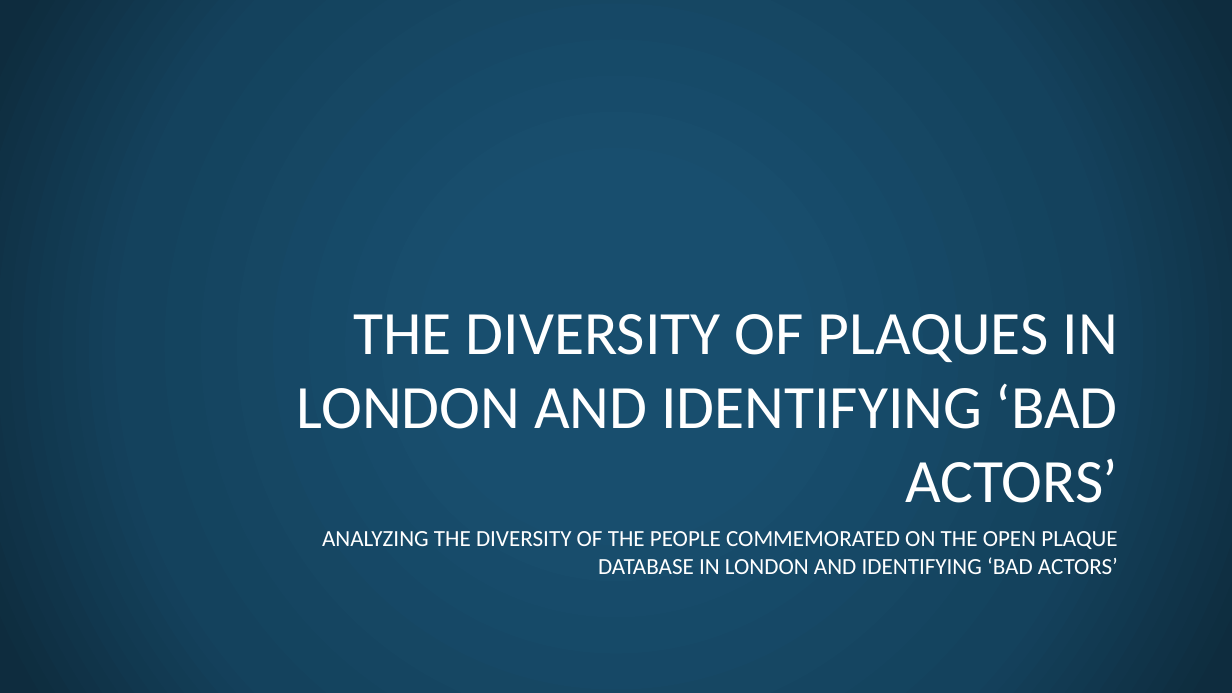
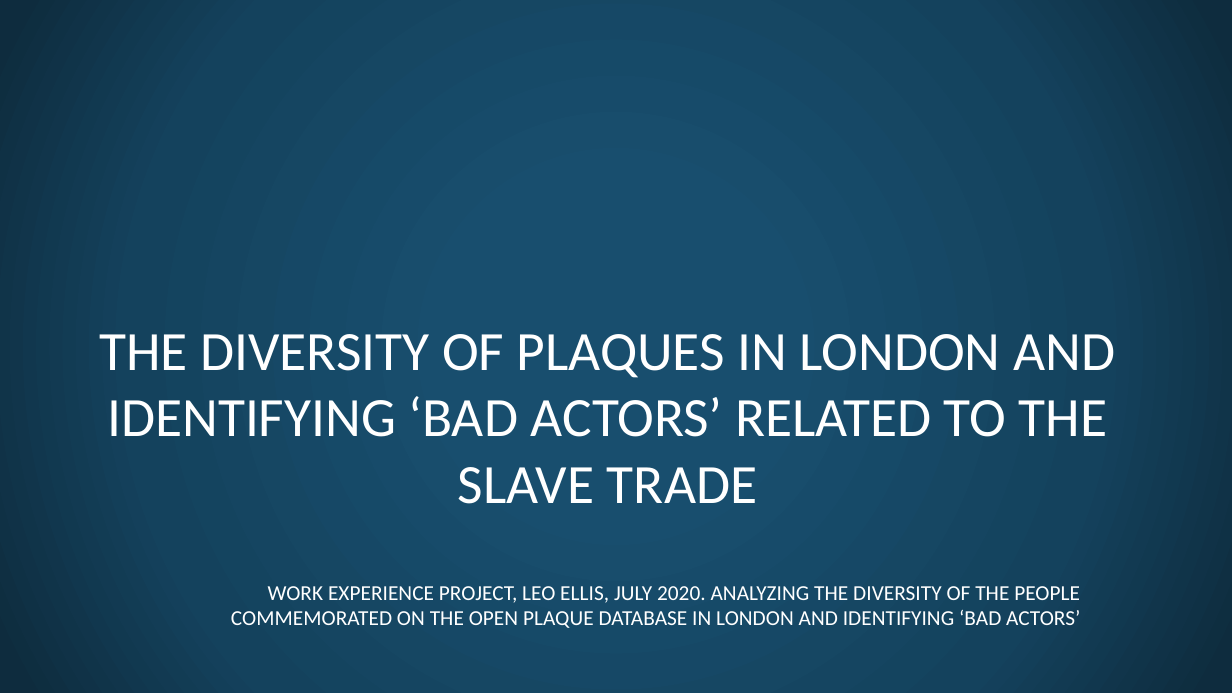
Before and after one commit to openheritage/open-plaques-diversity, a slide deck: slide 1 of The diversity of plaques in London.pptx. Drawn at 1232x693 pixels with LibreOffice and Linux fonts; fonts in the diff are those of the drawing; background and template pictures are left out. Boxes give left, top, right and bottom in pixels: in the first picture for what was removed or moved away, otherwise in the second. Text is boxed around its words. In the diff, an @@ line names an element or a change of style, - is before the commit and + after.

```diff
--- a/The diversity of plaques in London.pptx
+++ b/The diversity of plaques in London.pptx
@@ title at (99,334,1115,504): text changed; size 48 to 43.2 pt @@
-THE DIVERSITY OF PLAQUES IN LONDON AND IDENTIFYING ‘BAD ACTORS’
+THE DIVERSITY OF PLAQUES IN LONDON AND IDENTIFYING ‘BAD ACTORS’ RELATED TO THE SLAVE TRADE
@@ subtitle at (231,586,1080,628): text changed; size 18 to 16.6 pt @@
-ANALYZING THE DIVERSITY OF THE PEOPLE COMMEMORATED ON THE OPEN PLAQUE DATABASE IN LONDON AND IDENTIFYING ‘BAD ACTORS’
+WORK EXPERIENCE PROJECT, LEO ELLIS, JULY 2020. ANALYZING THE DIVERSITY OF THE PEOPLE COMMEMORATED ON THE OPEN PLAQUE DATABASE IN LONDON AND IDENTIFYING ‘BAD ACTORS’
```
Also in this commit, not shown: 7 other slides changed, 1 slide added.
